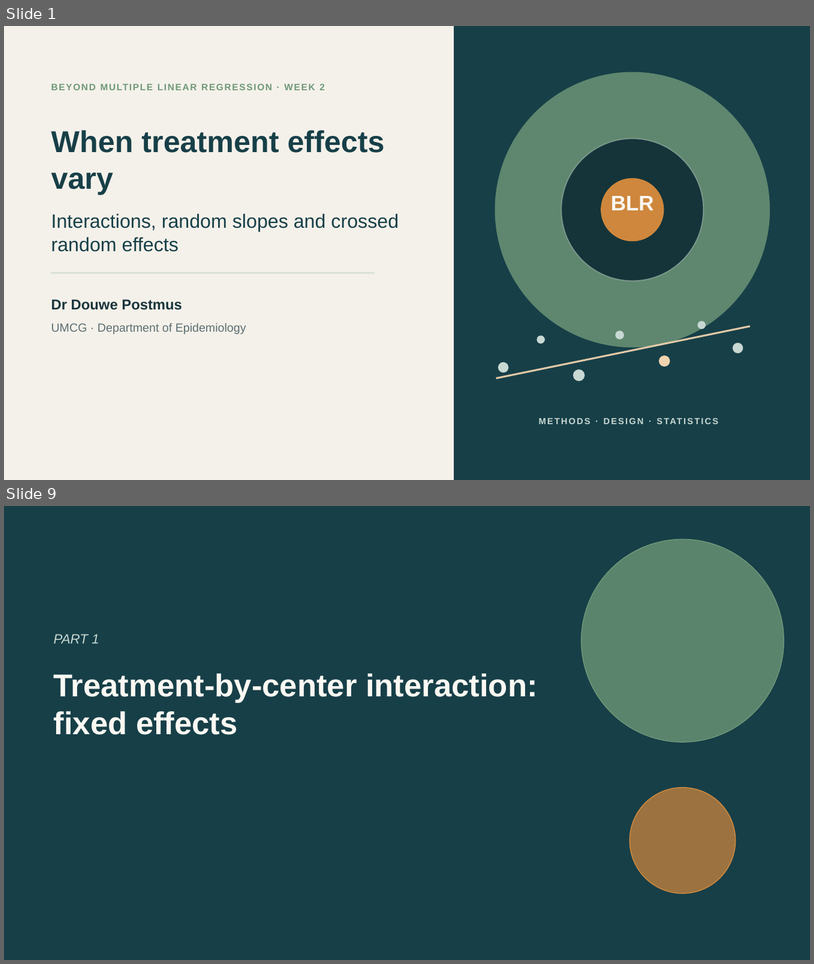
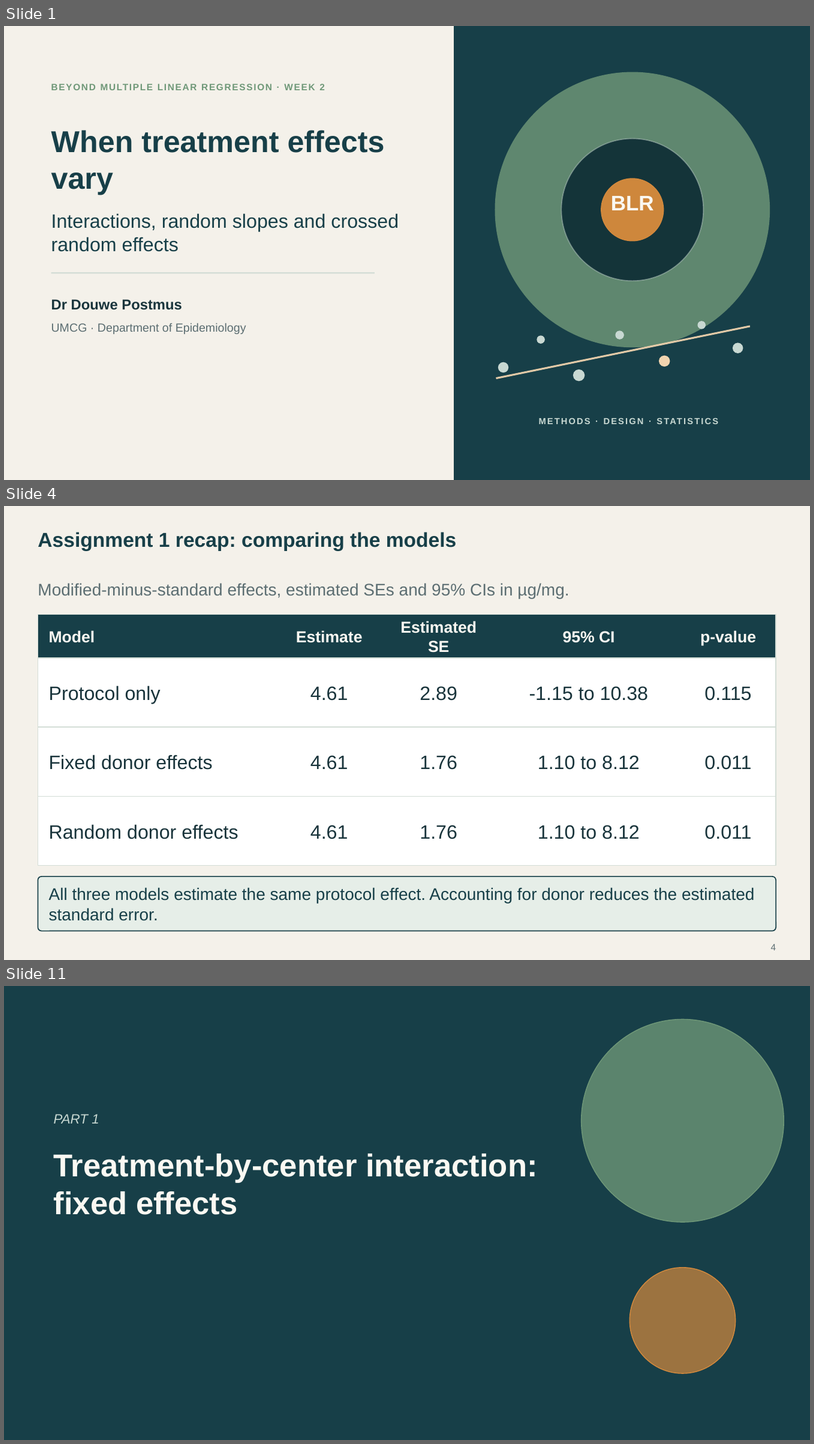
Before and after one commit to Postmus/BeyondMLR, a slide deck: lectures_2627/week2/Beyond_MLR_Week_2.pptx. Shown one above the other, each under a label of ours: slides 1 and 9 before the commit, slides 1, 4 and 11 after it; the slides between them are not shown. The pictures are 814x964 and 814x1444 pixels, drawn with LibreOffice and Linux fonts; fonts in the diff are those of the drawing. Boxes give left, top, right and bottom in pixels: in the first picture for what was removed or moved away, otherwise in the second. Text is boxed around its words. In the diff, an @@ line names an element or a change of style, - is before the commit and + after.

Commit message:
Revise Week 2 introduction around Assignment 1

```diff
--- a/lectures_2627/week2/Beyond_MLR_Week_2.pptx
+++ b/lectures_2627/week2/Beyond_MLR_Week_2.pptx
@@ slide 4 added at (4,506,810,960), background #F4F1EA @@
@@ text added at (38,532,457,551), 24 pt, text #173F48, bold @@
+Assignment 1 recap: comparing the models
@@ text added at (38,583,569,598), 20 pt, text #5C6E72 @@
+Modified-minus-standard effects, estimated SEs and 95% CIs in µg/mg.
@@ rectangle added at (38,614,777,658), fill #173F48, outline #D3DDD6 1.1 pt @@
@@ text added at (49,630,95,643), 19 pt, text #FAF8F2, bold @@
+Model
@@ text added at (296,630,363,643), 19 pt, text #FAF8F2, bold @@
+Estimate
@@ text added at (401,621,477,652), 19 pt, text #FAF8F2, bold @@
+Estimated SE
@@ text added at (563,631,615,643), 19 pt, text #FAF8F2, bold @@
+95% CI
@@ text added at (701,630,756,645), 19 pt, text #FAF8F2, bold @@
+p-value
@@ rectangle added at (38,658,777,727), fill #FFFFFF, outline #D3DDD6 1.1 pt @@
@@ text added at (49,685,161,703), 23 pt, text #19343B @@
+Protocol only
@@ text added at (311,686,348,700), 23 pt, text #19343B @@
+4.61
@@ text added at (420,686,458,700), 23 pt, text #19343B @@
+2.89
@@ text added at (530,686,649,700), 23 pt, text #19343B @@
+-1.15 to 10.38
@@ text added at (705,686,752,700), 23 pt, text #19343B @@
+0.115
@@ rectangle added at (38,727,777,796), fill #FFFFFF, outline #D3DDD6 1.1 pt @@
@@ text added at (49,754,212,769), 23 pt, text #19343B @@
+Fixed donor effects
@@ text added at (311,755,348,769), 23 pt, text #19343B @@
+4.61
@@ text added at (420,755,458,769), 23 pt, text #19343B @@
+1.76
@@ text added at (538,755,640,769), 23 pt, text #19343B @@
+1.10 to 8.12
@@ text added at (705,755,752,769), 23 pt, text #19343B @@
+0.011
@@ rectangle added at (38,796,777,865), fill #FFFFFF, outline #D3DDD6 1.1 pt @@
@@ text added at (49,824,238,839), 23 pt, text #19343B @@
+Random donor effects
@@ text added at (311,825,348,839), 23 pt, text #19343B @@
+4.61
@@ text added at (420,825,458,839), 23 pt, text #19343B @@
+1.76
@@ text added at (538,825,640,839), 23 pt, text #19343B @@
+1.10 to 8.12
@@ text added at (705,825,752,839), 23 pt, text #19343B @@
+0.011
@@ rounded rectangle added at (38,876,777,931), fill #E6EEE8, outline #173F48 1.2 pt @@
@@ text added at (49,887,755,921), 20 pt, text #173F48 @@
+All three models estimate the same protocol effect. Accounting for donor reduces the estimated standard error.
@@ page number added at (771,943,777,950), 11 pt, text #5C6E72 @@
+4
@@ what was slide 9 is now slide 11 @@
```
Also in this commit, not shown: 4 slides changed, 4 other slides added, 3 slides removed, 24 other files.
